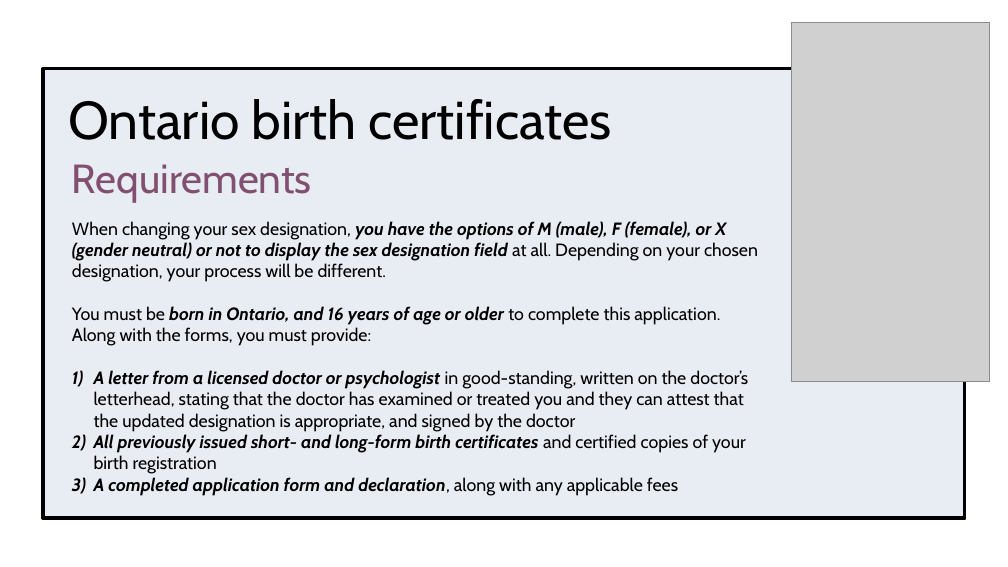
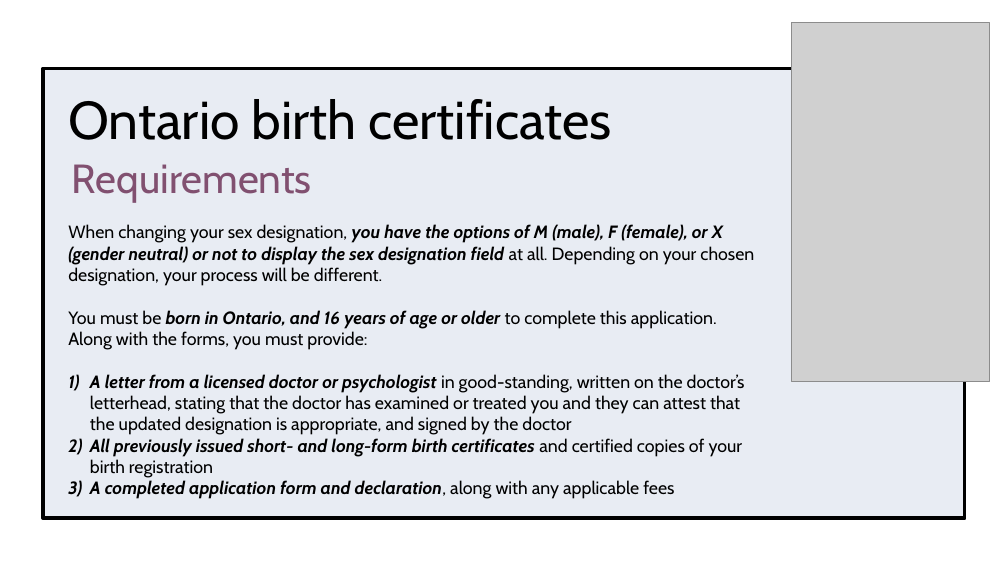
Before and after one commit to torontopubliclibra/tg-id-beta, a slide deck: slide 16 of data/tg-id-0425.pptx. Drawn at 1008x567 pixels with LibreOffice and Linux fonts; fonts in the diff are those of the drawing; grey boxes stand for pictures; background and template pictures are left out. Boxes give left, top, right and bottom in pixels: in the first picture for what was removed or moved away, otherwise in the second. Text is boxed around its words. In the diff, an @@ line names an element or a change of style, - is before the commit and + after.

```diff
--- a/data/tg-id-0425.pptx
+++ b/data/tg-id-0425.pptx
@@ text "When changing your sex designation, ...": place and size @@
-text "When changing your sex designation, ..." at (72,221,758,496)
+text "When changing your sex designation, ..." at (68,224,754,499)
```
Also in this commit, not shown: 24 other slides changed, 4 other files.
